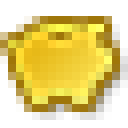
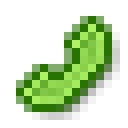
Layer changes from the first 128px x 128px image to the second:
hid group "yelow" (10 layers) over [8, 24, 112, 104]
renamed "piggy-bank" to "piggy-bank 2", hid it over [8, 24, 112, 104]
showed group "green" (25 layers) over [16, 16, 112, 104]
